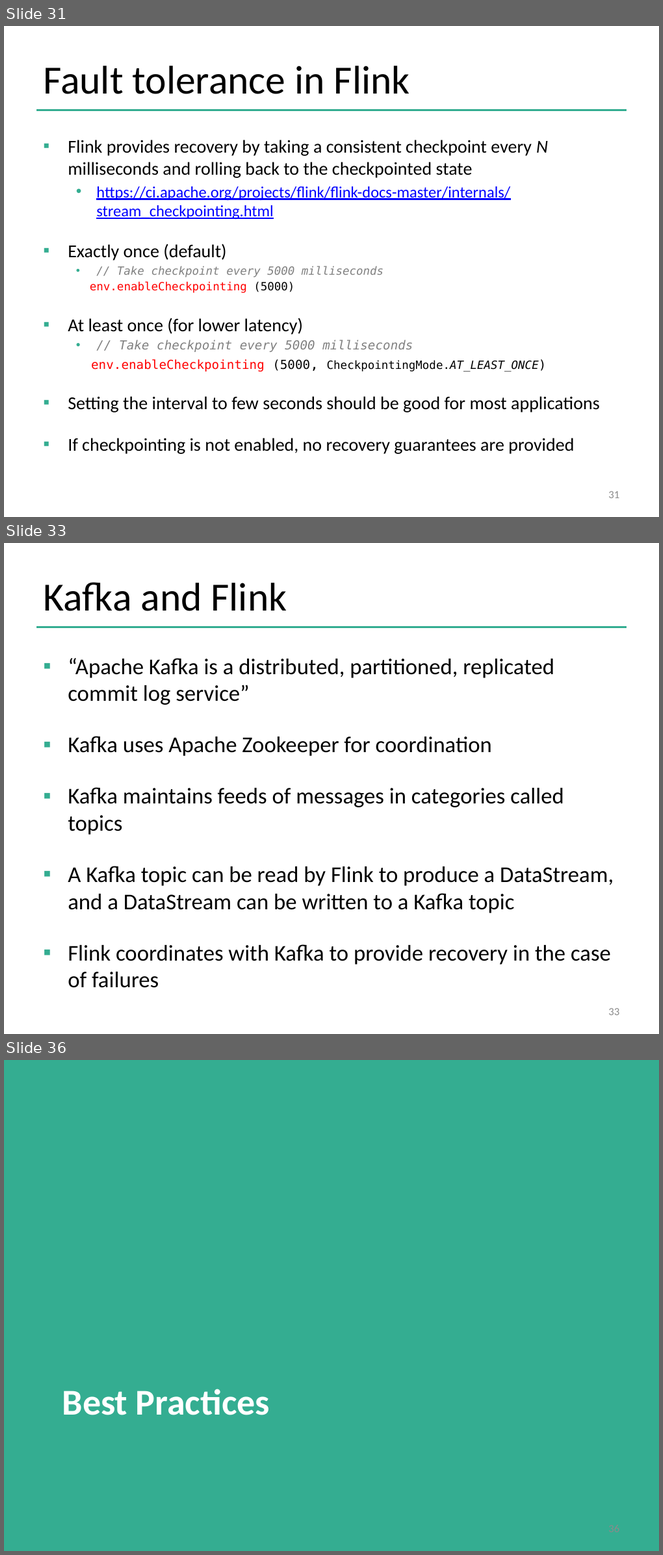
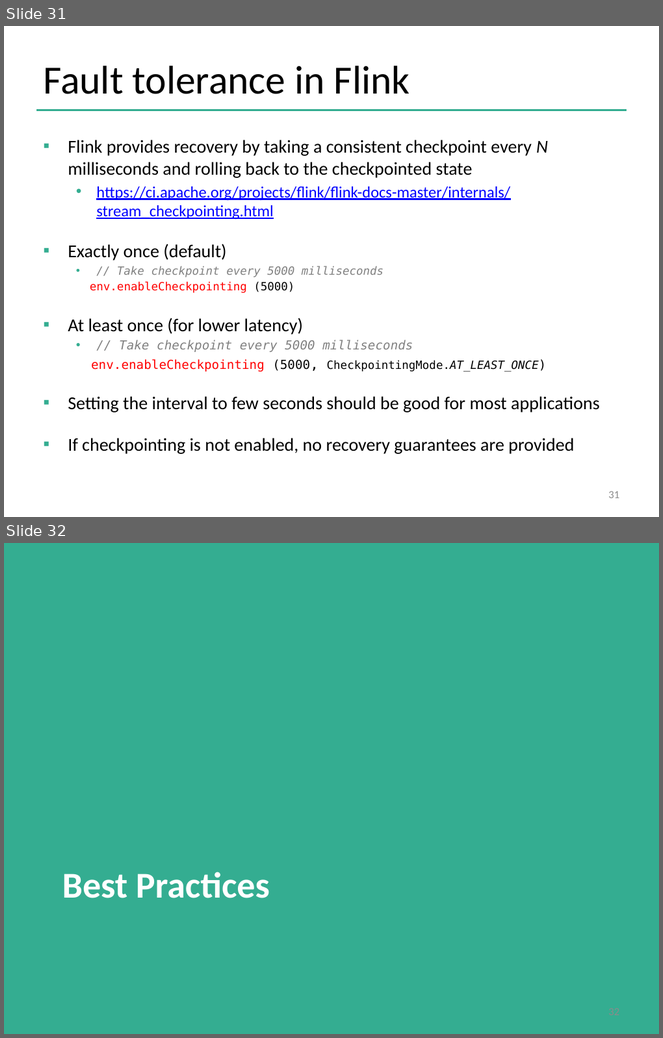
Before and after one commit to dataArtisans/flink-training-web, a slide deck: slides/flink_stream_basics.pptx. Shown one above the other, each under a label of ours: slides 31, 33 and 36 before the commit, slides 31 and 32 after it; the slides between them are not shown. The pictures are 663x1555 and 663x1038 pixels, drawn with LibreOffice and Linux fonts; fonts in the diff are those of the drawing; background and template pictures are left out. Boxes give left, top, right and bottom in pixels: in the first picture for what was removed or moved away, otherwise in the second. Text is boxed around its words. In the diff, an @@ line names an element or a change of style, - is before the commit and + after.

Commit message:
Updated DataStream slides and moved Kafka from Basic to Advanced

```diff
--- a/slides/flink_stream_basics.pptx
+++ b/slides/flink_stream_basics.pptx
@@ slide 33 removed at box(4, 543, 659, 1034), background #FFFFFF; not listed: 1 template element that a slide beside it also shows @@
@@ title removed at box(43, 582, 287, 611) @@
-Kafka and Flink
@@ text removed at box(68, 658, 614, 988) @@
-▪ “Apache Kafka is a distributed, partitioned, replicated commit log service”
-▪ Kafka uses Apache Zookeeper for coordination
-▪ Kafka maintains feeds of messages in categories called topics
-▪ A Kafka topic can be read by Flink to produce a DataStream, and a DataStream can be written to a Kafka topic
-▪ Flink coordinates with Kafka to provide recovery in the case of failures
@@ page number removed at box(608, 1008, 620, 1016) @@
-33
@@ what was slide 36 is now slide 32 @@
```
Also in this commit, not shown: 4 slides changed, 3 other slides removed, 3 other files.
